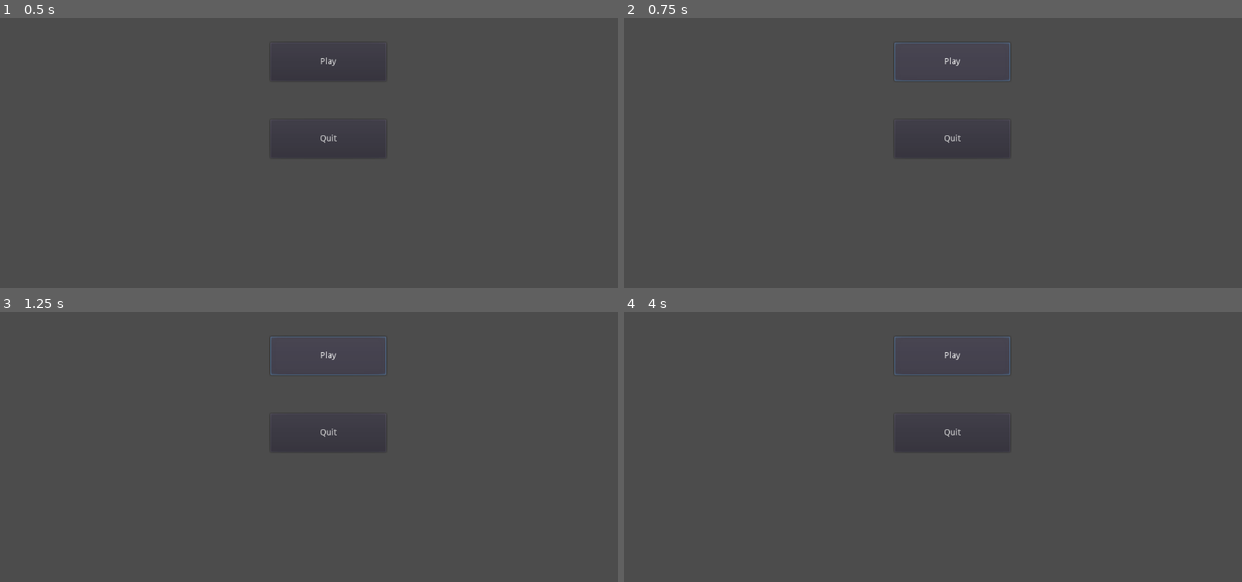
Above: before the commit, frames 1-4 (two rows, left to right).
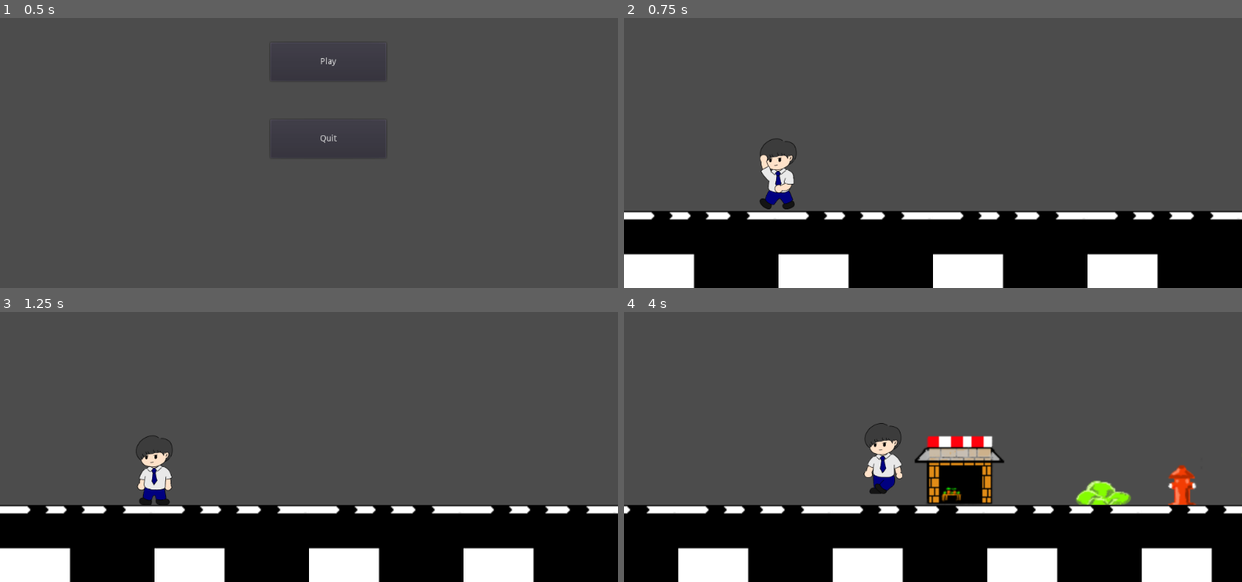
Above: after the commit, the same moments.

Repository: FakhruddinAmriR/gemastik
Game: Godot game, scene res://Main.tscn
Same seed, same stepped clock (60 frames per second), same inputs: the game is played once before the commit and once after it. The project has no main scene, so this scene is started directly.
Inputs (mouse positions are in pixels of both pictures, inside the frame that each line leads up to):
- Up to frame 1 (0.5 s): no input
- Up to frame 2 (0.75 s): click "Play" at 0.5 s
- Up to frame 3 (1.25 s): no input
- Up to frame 4 (4 s): click (951, 355) at 1.25 s, where only the run before the commit has a clickable "Play"; tap Enter at 2 s; hold Up (ui_up) 2.03-2.78 s; hold Right (ui_right) 2.03-3.53 s; tap Up (ui_up) at 2.85, 3.02, 3.32 s; hold Left (ui_left) from 3.53 s (still down); hold Up (ui_up) from 3.53 s (still down)

Frame 1 is identical in both runs. In frame 2, 29% of the frame differs, in the area x 0-100%, y 9-100%; in frame 3, 29%; in frame 4, 33%.

Commit message:
baru

Diff:
--- /dev/null
+++ b/Level/Level_1.tscn
@@ -0,0 +1,42 @@
+[gd_scene load_steps=4 format=2]
+
+[ext_resource path="res://Player/Player.tscn" type="PackedScene" id=1]
+[ext_resource path="res://assets/AllTiles.tres" type="TileSet" id=2]
+
+[sub_resource type="RectangleShape2D" id=1]
+extents = Vector2( 32, 224.5 )
+
+[node name="Level_1" type="Node2D"]
+
+[node name="Player" parent="." instance=ExtResource( 1 )]
+position = Vector2( 128, 464 )
+scale = Vector2( 0.25, 0.25 )
+
+[node name="RemoteTransform2D" type="RemoteTransform2D" parent="Player"]
+position = Vector2( 0, 24 )
+remote_path = NodePath("../../Camera2D")
+__meta__ = {
+"_edit_lock_": true
+}
+
+[node name="Camera2D" type="Camera2D" parent="."]
+position = Vector2( 128, 470 )
+scale = Vector2( 0.25, 0.25 )
+current = true
+zoom = Vector2( 0.5, 0.5 )
+limit_left = 0
+limit_bottom = 576
+smoothing_enabled = true
+
+[node name="TileMap" type="TileMap" parent="."]
+z_index = -1
+tile_set = ExtResource( 2 )
+show_collision = true
+format = 1
+tile_data = PoolIntArray( 393229, 5, 0, 393230, 7, 0, 458761, 21, 0, 458763, 3, 0, 458764, 2, 0, 458765, 4, 0, 458766, 6, 0, 458771, 21, 0, 589823, 0, 0, 524288, 1, 0, 524289, 0, 0, 524290, 1, 0, 524291, 0, 0, 524292, 1, 0, 524293, 0, 0, 524294, 1, 0, 524295, 0, 0, 524296, 1, 0, 524297, 0, 0, 524298, 1, 0, 524299, 0, 0, 524300, 1, 0, 524301, 0, 0, 524302, 1, 0, 524303, 0, 0, 524304, 1, 0, 524305, 0, 0, 524306, 1, 0, 524307, 0, 0, 524308, 1, 0 )
+
+[node name="StartWall" type="StaticBody2D" parent="."]
+
+[node name="CollisionShape2D" type="CollisionShape2D" parent="StartWall"]
+position = Vector2( -32, 352.5 )
+shape = SubResource( 1 )
--- a/Level_1.tscn
+++ /dev/null
@@ -1,34 +0,0 @@
-[gd_scene load_steps=4 format=2]
-
-[ext_resource path="res://Player/Player.tscn" type="PackedScene" id=1]
-
-[sub_resource type="RectangleShape2D" id=1]
-extents = Vector2( 513, 10 )
-
-[sub_resource type="RectangleShape2D" id=2]
-extents = Vector2( 14.25, 301.5 )
-
-[node name="Level_1" type="Node2D"]
-
-[node name="Player" parent="." instance=ExtResource( 1 )]
-position = Vector2( 520, 192 )
-
-[node name="StaticBody2D" type="StaticBody2D" parent="."]
-
-[node name="CollisionShape2D" type="CollisionShape2D" parent="StaticBody2D"]
-position = Vector2( 512, 592 )
-shape = SubResource( 1 )
-
-[node name="CollisionShape2D2" type="CollisionShape2D" parent="StaticBody2D"]
-position = Vector2( -14.25, 298.5 )
-shape = SubResource( 2 )
-
-[node name="CollisionShape2D3" type="CollisionShape2D" parent="StaticBody2D"]
-position = Vector2( 1040, 304 )
-shape = SubResource( 2 )
-
-[node name="Panel" type="Panel" parent="."]
-margin_left = -32.0
-margin_top = 576.0
-margin_right = 1048.0
-margin_bottom = 616.0
--- a/Main.gd
+++ b/Main.gd
@@ -1,5 +1,7 @@
 extends Node2D
-
 
 func _on_Quit_pressed():
 	get_tree().quit()
+
+func _on_Play_pressed():
+	get_tree().change_scene("res://Level/Level_1.tscn")
--- a/Main.tscn
+++ b/Main.tscn
@@ -19,4 +19,5 @@
 margin_bottom = 384.0
 text = "Quit"
 
+[connection signal="pressed" from="Play" to="." method="_on_Play_pressed"]
 [connection signal="pressed" from="Quit" to="." method="_on_Quit_pressed"]
--- a/Player.gd
+++ /dev/null
@@ -1,32 +0,0 @@
-extends KinematicBody2D
-
-export var max_speed := 300
-export var speed := 300
-export var jump := 300
-export var max_jump := -550
-export var gravity := 20
-
-onready var animation_tree = get_node("AnimationTree")
-onready var animation_mode = animation_tree.get("parameters/playback")
-
-var velocity := Vector2.ZERO
-var up := Vector2.UP
-
-func _physics_process(delta):
-	var horizontal_direct = (
-		Input.get_action_strength("ui_right") - Input.get_action_strength("ui_left")
-	)
-
-	velocity.x = horizontal_direct * speed
-	velocity.y = gravity * delta
-
-	var is_jump := Input.is_action_just_pressed("ui_up") and is_on_floor()
-	var is_idling := is_on_floor() and is_zero_approx(velocity.x)
-	var is_walking := is_on_floor() and not is_zero_approx(velocity.x)
-
-	velocity = move_and_slide(velocity, up)
-
-
-# Called every frame. 'delta' is the elapsed time since the previous frame.
-func _process(delta):
-	pass
--- a/Player.tscn
+++ /dev/null
@@ -1,341 +0,0 @@
-[gd_scene load_steps=32 format=2]
-
-[ext_resource path="res://assets/Character.png" type="Texture" id=1]
-[ext_resource path="res://Player.gd" type="Script" id=2]
-
-[sub_resource type="RectangleShape2D" id=1]
-extents = Vector2( 61, 114.5 )
-
-[sub_resource type="Animation" id=5]
-resource_name = "idle L"
-loop = true
-tracks/0/type = "value"
-tracks/0/path = NodePath("Sprite:frame")
-tracks/0/interp = 1
-tracks/0/loop_wrap = true
-tracks/0/imported = false
-tracks/0/enabled = true
-tracks/0/keys = {
-"times": PoolRealArray( 0 ),
-"transitions": PoolRealArray( 1 ),
-"update": 1,
-"values": [ 0 ]
-}
-tracks/1/type = "value"
-tracks/1/path = NodePath("Sprite:flip_h")
-tracks/1/interp = 1
-tracks/1/loop_wrap = true
-tracks/1/imported = false
-tracks/1/enabled = true
-tracks/1/keys = {
-"times": PoolRealArray( 0.1 ),
-"transitions": PoolRealArray( 1 ),
-"update": 1,
-"values": [ false ]
-}
-
-[sub_resource type="Animation" id=6]
-resource_name = "idle R"
-loop = true
-tracks/0/type = "value"
-tracks/0/path = NodePath("Sprite:frame")
-tracks/0/interp = 1
-tracks/0/loop_wrap = true
-tracks/0/imported = false
-tracks/0/enabled = true
-tracks/0/keys = {
-"times": PoolRealArray( 0 ),
-"transitions": PoolRealArray( 1 ),
-"update": 1,
-"values": [ 0 ]
-}
-tracks/1/type = "value"
-tracks/1/path = NodePath("Sprite:flip_h")
-tracks/1/interp = 1
-tracks/1/loop_wrap = true
-tracks/1/imported = false
-tracks/1/enabled = true
-tracks/1/keys = {
-"times": PoolRealArray( 0 ),
-"transitions": PoolRealArray( 1 ),
-"update": 1,
-"values": [ true ]
-}
-
-[sub_resource type="Animation" id=7]
-resource_name = "jump L"
-tracks/0/type = "value"
-tracks/0/path = NodePath("Sprite:frame")
-tracks/0/interp = 1
-tracks/0/loop_wrap = true
-tracks/0/imported = false
-tracks/0/enabled = true
-tracks/0/keys = {
-"times": PoolRealArray( 0 ),
-"transitions": PoolRealArray( 1 ),
-"update": 1,
-"values": [ 8 ]
-}
-tracks/1/type = "value"
-tracks/1/path = NodePath("Sprite:flip_h")
-tracks/1/interp = 1
-tracks/1/loop_wrap = true
-tracks/1/imported = false
-tracks/1/enabled = true
-tracks/1/keys = {
-"times": PoolRealArray( 0.1 ),
-"transitions": PoolRealArray( 1 ),
-"update": 1,
-"values": [ false ]
-}
-
-[sub_resource type="Animation" id=8]
-resource_name = "jump R"
-tracks/0/type = "value"
-tracks/0/path = NodePath("Sprite:frame")
-tracks/0/interp = 1
-tracks/0/loop_wrap = true
-tracks/0/imported = false
-tracks/0/enabled = true
-tracks/0/keys = {
-"times": PoolRealArray( 0 ),
-"transitions": PoolRealArray( 1 ),
-"update": 1,
-"values": [ 8 ]
-}
-tracks/1/type = "value"
-tracks/1/path = NodePath("Sprite:flip_h")
-tracks/1/interp = 1
-tracks/1/loop_wrap = true
-tracks/1/imported = false
-tracks/1/enabled = true
-tracks/1/keys = {
-"times": PoolRealArray( 0.1 ),
-"transitions": PoolRealArray( 1 ),
-"update": 1,
-"values": [ true ]
-}
-
-[sub_resource type="Animation" id=9]
-resource_name = "stun L"
-length = 0.4
-loop = true
-tracks/0/type = "value"
-tracks/0/path = NodePath("Sprite:frame")
-tracks/0/interp = 1
-tracks/0/loop_wrap = true
-tracks/0/imported = false
-tracks/0/enabled = true
-tracks/0/keys = {
-"times": PoolRealArray( 0, 0.1, 0.2, 0.3 ),
-"transitions": PoolRealArray( 1, 1, 1, 1 ),
-"update": 1,
-"values": [ 12, 13, 14, 15 ]
-}
-tracks/1/type = "value"
-tracks/1/path = NodePath("Sprite:flip_h")
-tracks/1/interp = 1
-tracks/1/loop_wrap = true
-tracks/1/imported = false
-tracks/1/enabled = true
-tracks/1/keys = {
-"times": PoolRealArray( 0.1 ),
-"transitions": PoolRealArray( 1 ),
-"update": 1,
-"values": [ false ]
-}
-
-[sub_resource type="Animation" id=10]
-resource_name = "stun R"
-length = 0.4
-loop = true
-tracks/0/type = "value"
-tracks/0/path = NodePath("Sprite:frame")
-tracks/0/interp = 1
-tracks/0/loop_wrap = true
-tracks/0/imported = false
-tracks/0/enabled = true
-tracks/0/keys = {
-"times": PoolRealArray( 0, 0.1, 0.2, 0.3 ),
-"transitions": PoolRealArray( 1, 1, 1, 1 ),
-"update": 1,
-"values": [ 12, 13, 14, 15 ]
-}
-tracks/1/type = "value"
-tracks/1/path = NodePath("Sprite:flip_h")
-tracks/1/interp = 1
-tracks/1/loop_wrap = true
-tracks/1/imported = false
-tracks/1/enabled = true
-tracks/1/keys = {
-"times": PoolRealArray( 0.1 ),
-"transitions": PoolRealArray( 1 ),
-"update": 1,
-"values": [ true ]
-}
-
-[sub_resource type="Animation" id=11]
-resource_name = "walk L"
-length = 0.8
-loop = true
-tracks/0/type = "value"
-tracks/0/path = NodePath("Sprite:frame")
-tracks/0/interp = 1
-tracks/0/loop_wrap = true
-tracks/0/imported = false
-tracks/0/enabled = true
-tracks/0/keys = {
-"times": PoolRealArray( 0, 0.2, 0.4, 0.6 ),
-"transitions": PoolRealArray( 1, 1, 1, 1 ),
-"update": 1,
-"values": [ 4, 5, 6, 3 ]
-}
-tracks/1/type = "value"
-tracks/1/path = NodePath("Sprite:flip_h")
-tracks/1/interp = 1
-tracks/1/loop_wrap = true
-tracks/1/imported = false
-tracks/1/enabled = true
-tracks/1/keys = {
-"times": PoolRealArray( 0 ),
-"transitions": PoolRealArray( 1 ),
-"update": 1,
-"values": [ false ]
-}
-
-[sub_resource type="Animation" id=12]
-resource_name = "walk R"
-length = 0.8
-loop = true
-tracks/0/type = "value"
-tracks/0/path = NodePath("Sprite:frame")
-tracks/0/interp = 1
-tracks/0/loop_wrap = true
-tracks/0/imported = false
-tracks/0/enabled = true
-tracks/0/keys = {
-"times": PoolRealArray( 0, 0.2, 0.4, 0.6 ),
-"transitions": PoolRealArray( 1, 1, 1, 1 ),
-"update": 1,
-"values": [ 4, 5, 6, 3 ]
-}
-tracks/1/type = "value"
-tracks/1/path = NodePath("Sprite:flip_h")
-tracks/1/interp = 1
-tracks/1/loop_wrap = true
-tracks/1/imported = false
-tracks/1/enabled = true
-tracks/1/keys = {
-"times": PoolRealArray( 0 ),
-"transitions": PoolRealArray( 1 ),
-"update": 1,
-"values": [ true ]
-}
-
-[sub_resource type="AnimationNodeAnimation" id=13]
-animation = "idle L"
-
-[sub_resource type="AnimationNodeAnimation" id=14]
-animation = "idle R"
-
-[sub_resource type="AnimationNodeBlendSpace1D" id=15]
-blend_point_0/node = SubResource( 13 )
-blend_point_0/pos = -0.1
-blend_point_1/node = SubResource( 14 )
-blend_point_1/pos = 0.1
-
-[sub_resource type="AnimationNodeAnimation" id=16]
-animation = "jump L"
-
-[sub_resource type="AnimationNodeAnimation" id=17]
-animation = "jump R"
-
-[sub_resource type="AnimationNodeBlendSpace1D" id=18]
-blend_point_0/node = SubResource( 16 )
-blend_point_0/pos = -0.1
-blend_point_1/node = SubResource( 17 )
-blend_point_1/pos = 0.1
-
-[sub_resource type="AnimationNodeAnimation" id=19]
-animation = "stun L"
-
-[sub_resource type="AnimationNodeAnimation" id=20]
-animation = "stun R"
-
-[sub_resource type="AnimationNodeBlendSpace1D" id=21]
-blend_point_0/node = SubResource( 19 )
-blend_point_0/pos = -0.1
-blend_point_1/node = SubResource( 20 )
-blend_point_1/pos = 0.1
-
-[sub_resource type="AnimationNodeAnimation" id=22]
-animation = "walk L"
-
-[sub_resource type="AnimationNodeAnimation" id=23]
-animation = "walk R"
-
-[sub_resource type="AnimationNodeBlendSpace1D" id=2]
-blend_point_0/node = SubResource( 22 )
-blend_point_0/pos = -0.1
-blend_point_1/node = SubResource( 23 )
-blend_point_1/pos = 0.1
-
-[sub_resource type="AnimationNodeStateMachineTransition" id=24]
-
-[sub_resource type="AnimationNodeStateMachineTransition" id=25]
-
-[sub_resource type="AnimationNodeStateMachineTransition" id=26]
-
-[sub_resource type="AnimationNodeStateMachineTransition" id=27]
-
-[sub_resource type="AnimationNodeStateMachineTransition" id=28]
-
-[sub_resource type="AnimationNodeStateMachineTransition" id=29]
-
-[sub_resource type="AnimationNodeStateMachine" id=3]
-states/idle/node = SubResource( 15 )
-states/idle/position = Vector2( 589.667, 117.074 )
-states/jump/node = SubResource( 18 )
-states/jump/position = Vector2( 440.135, 35.8888 )
-states/stun/node = SubResource( 21 )
-states/stun/position = Vector2( 785.667, 117.765 )
-states/walk/node = SubResource( 2 )
-states/walk/position = Vector2( 440.563, 213.667 )
-transitions = [ "idle", "walk", SubResource( 24 ), "walk", "idle", SubResource( 25 ), "idle", "jump", SubResource( 26 ), "jump", "idle", SubResource( 27 ), "idle", "stun", SubResource( 28 ), "stun", "idle", SubResource( 29 ) ]
-
-[sub_resource type="AnimationNodeStateMachinePlayback" id=4]
-
-[node name="Player" type="KinematicBody2D"]
-script = ExtResource( 2 )
-
-[node name="Sprite" type="Sprite" parent="."]
-texture = ExtResource( 1 )
-flip_h = true
-hframes = 4
-vframes = 4
-frame = 15
-
-[node name="CollisionShape2D" type="CollisionShape2D" parent="."]
-position = Vector2( 0, 12.5 )
-shape = SubResource( 1 )
-
-[node name="AnimationPlayer" type="AnimationPlayer" parent="."]
-method_call_mode = 1
-"anims/idle L" = SubResource( 5 )
-"anims/idle R" = SubResource( 6 )
-"anims/jump L" = SubResource( 7 )
-"anims/jump R" = SubResource( 8 )
-"anims/stun L" = SubResource( 9 )
-"anims/stun R" = SubResource( 10 )
-"anims/walk L" = SubResource( 11 )
-"anims/walk R" = SubResource( 12 )
-
-[node name="AnimationTree" type="AnimationTree" parent="."]
-tree_root = SubResource( 3 )
-anim_player = NodePath("../AnimationPlayer")
-active = true
-parameters/playback = SubResource( 4 )
-parameters/idle/blend_position = 0
-parameters/jump/blend_position = 0
-parameters/stun/blend_position = 0.342473
-parameters/walk/blend_position = 0.189785
--- a/Player/Player.gd
+++ b/Player/Player.gd
@@ -3,7 +3,7 @@
 const UP = Vector2(0, -1)
 const GRAVITY = 20
 const ACCEL = 50
-const MAX_SPEED = 200
+const MAX_SPEED = 350
 const JUMP_H = -550
 
 var velocity = Vector2()
--- /dev/null
+++ b/assets/AllTiles.tres
@@ -0,0 +1,332 @@
+[gd_resource type="TileSet" load_steps=5 format=2]
+
+[ext_resource path="res://assets/tiles/toko.png" type="Texture" id=1]
+[ext_resource path="res://assets/tiles/sekolaaaaa.png" type="Texture" id=2]
+[ext_resource path="res://assets/tiles/tiles.png" type="Texture" id=3]
+
+[sub_resource type="RectangleShape2D" id=1]
+extents = Vector2( 32, 32 )
+
+[resource]
+0/name = "1"
+0/texture = ExtResource( 3 )
+0/tex_offset = Vector2( 0, 0 )
+0/modulate = Color( 1, 1, 1, 1 )
+0/region = Rect2( 64, 242, 64, 64 )
+0/tile_mode = 0
+0/occluder_offset = Vector2( 32, 32 )
+0/navigation_offset = Vector2( 32, 32 )
+0/shape_offset = Vector2( 32, 32 )
+0/shape_transform = Transform2D( 1, 0, 0, 1, 32, 32 )
+0/shape = SubResource( 1 )
+0/shape_one_way = false
+0/shape_one_way_margin = 1.0
+0/shapes = [ {
+"autotile_coord": Vector2( 0, 0 ),
+"one_way": false,
+"one_way_margin": 1.0,
+"shape": SubResource( 1 ),
+"shape_transform": Transform2D( 1, 0, 0, 1, 32, 32 )
+} ]
+0/z_index = 0
+1/name = "0"
+1/texture = ExtResource( 3 )
+1/tex_offset = Vector2( 0, 0 )
+1/modulate = Color( 1, 1, 1, 1 )
+1/region = Rect2( 0, 242, 64, 64 )
+1/tile_mode = 0
+1/occluder_offset = Vector2( 32, 32 )
+1/navigation_offset = Vector2( 32, 32 )
+1/shape_offset = Vector2( 32, 32 )
+1/shape_transform = Transform2D( 1, 0, 0, 1, 32, 32 )
+1/shape = SubResource( 1 )
+1/shape_one_way = false
+1/shape_one_way_margin = 1.0
+1/shapes = [ {
+"autotile_coord": Vector2( 0, 0 ),
+"one_way": false,
+"one_way_margin": 1.0,
+"shape": SubResource( 1 ),
+"shape_transform": Transform2D( 1, 0, 0, 1, 32, 32 )
+} ]
+1/z_index = 0
+2/name = "2"
+2/texture = ExtResource( 3 )
+2/tex_offset = Vector2( 0, 0 )
+2/modulate = Color( 1, 1, 1, 1 )
+2/region = Rect2( 200, 211, 64, 64 )
+2/tile_mode = 0
+2/occluder_offset = Vector2( 32, 32 )
+2/navigation_offset = Vector2( 32, 32 )
+2/shape_offset = Vector2( 0, 0 )
+2/shape_transform = Transform2D( 1, 0, 0, 1, 0, 0 )
+2/shape_one_way = false
+2/shape_one_way_margin = 0.0
+2/shapes = [  ]
+2/z_index = 0
+3/name = "3"
+3/texture = ExtResource( 3 )
+3/tex_offset = Vector2( 0, 0 )
+3/modulate = Color( 1, 1, 1, 1 )
+3/region = Rect2( 11, 13, 64, 64 )
+3/tile_mode = 0
+3/occluder_offset = Vector2( 32, 32 )
+3/navigation_offset = Vector2( 32, 32 )
+3/shape_offset = Vector2( 0, 0 )
+3/shape_transform = Transform2D( 1, 0, 0, 1, 0, 0 )
+3/shape_one_way = false
+3/shape_one_way_margin = 0.0
+3/shapes = [  ]
+3/z_index = 0
+4/name = "4"
+4/texture = ExtResource( 3 )
+4/tex_offset = Vector2( 0, 0 )
+4/modulate = Color( 1, 1, 1, 1 )
+4/region = Rect2( 160, 53, 64, 64 )
+4/tile_mode = 0
+4/occluder_offset = Vector2( 32, 32 )
+4/navigation_offset = Vector2( 32, 32 )
+4/shape_offset = Vector2( 0, 0 )
+4/shape_transform = Transform2D( 1, 0, 0, 1, 0, 0 )
+4/shape_one_way = false
+4/shape_one_way_margin = 0.0
+4/shapes = [  ]
+4/z_index = 0
+5/name = "5"
+5/texture = ExtResource( 3 )
+5/tex_offset = Vector2( 0, 0 )
+5/modulate = Color( 1, 1, 1, 1 )
+5/region = Rect2( 160, -11, 64, 64 )
+5/tile_mode = 0
+5/occluder_offset = Vector2( 32, 32 )
+5/navigation_offset = Vector2( 32, 32 )
+5/shape_offset = Vector2( 0, 0 )
+5/shape_transform = Transform2D( 1, 0, 0, 1, 0, 0 )
+5/shape_one_way = false
+5/shape_one_way_margin = 0.0
+5/shapes = [  ]
+5/z_index = 0
+6/name = "6"
+6/texture = ExtResource( 3 )
+6/tex_offset = Vector2( 0, 0 )
+6/modulate = Color( 1, 1, 1, 1 )
+6/region = Rect2( 224, 53, 64, 64 )
+6/tile_mode = 0
+6/occluder_offset = Vector2( 32, 32 )
+6/navigation_offset = Vector2( 32, 32 )
+6/shape_offset = Vector2( 0, 0 )
+6/shape_transform = Transform2D( 1, 0, 0, 1, 0, 0 )
+6/shape_one_way = false
+6/shape_one_way_margin = 0.0
+6/shapes = [  ]
+6/z_index = 0
+7/name = "7"
+7/texture = ExtResource( 3 )
+7/tex_offset = Vector2( 0, 0 )
+7/modulate = Color( 1, 1, 1, 1 )
+7/region = Rect2( 224, -11, 64, 64 )
+7/tile_mode = 0
+7/occluder_offset = Vector2( 32, 32 )
+7/navigation_offset = Vector2( 32, 32 )
+7/shape_offset = Vector2( 0, 0 )
+7/shape_transform = Transform2D( 1, 0, 0, 1, 0, 0 )
+7/shape_one_way = false
+7/shape_one_way_margin = 0.0
+7/shapes = [  ]
+7/z_index = 0
+8/name = "8"
+8/texture = ExtResource( 2 )
+8/tex_offset = Vector2( 0, 0 )
+8/modulate = Color( 1, 1, 1, 1 )
+8/region = Rect2( 17, 55, 64, 64 )
+8/tile_mode = 0
+8/occluder_offset = Vector2( 32, 32 )
+8/navigation_offset = Vector2( 32, 32 )
+8/shape_offset = Vector2( 0, 0 )
+8/shape_transform = Transform2D( 1, 0, 0, 1, 0, 0 )
+8/shape_one_way = false
+8/shape_one_way_margin = 0.0
+8/shapes = [  ]
+8/z_index = 0
+9/name = "9"
+9/texture = ExtResource( 2 )
+9/tex_offset = Vector2( 0, 0 )
+9/modulate = Color( 1, 1, 1, 1 )
+9/region = Rect2( 81, 55, 64, 64 )
+9/tile_mode = 0
+9/occluder_offset = Vector2( 32, 32 )
+9/navigation_offset = Vector2( 32, 32 )
+9/shape_offset = Vector2( 0, 0 )
+9/shape_transform = Transform2D( 1, 0, 0, 1, 0, 0 )
+9/shape_one_way = false
+9/shape_one_way_margin = 0.0
+9/shapes = [  ]
+9/z_index = 0
+10/name = "10"
+10/texture = ExtResource( 2 )
+10/tex_offset = Vector2( 0, 0 )
+10/modulate = Color( 1, 1, 1, 1 )
+10/region = Rect2( 145, 55, 64, 64 )
+10/tile_mode = 0
+10/occluder_offset = Vector2( 32, 32 )
+10/navigation_offset = Vector2( 32, 32 )
+10/shape_offset = Vector2( 0, 0 )
+10/shape_transform = Transform2D( 1, 0, 0, 1, 0, 0 )
+10/shape_one_way = false
+10/shape_one_way_margin = 0.0
+10/shapes = [  ]
+10/z_index = 0
+11/name = "11"
+11/texture = ExtResource( 2 )
+11/tex_offset = Vector2( 0, 0 )
+11/modulate = Color( 1, 1, 1, 1 )
+11/region = Rect2( 209, 55, 64, 64 )
+11/tile_mode = 0
+11/occluder_offset = Vector2( 32, 32 )
+11/navigation_offset = Vector2( 32, 32 )
+11/shape_offset = Vector2( 0, 0 )
+11/shape_transform = Transform2D( 1, 0, 0, 1, 0, 0 )
+11/shape_one_way = false
+11/shape_one_way_margin = 0.0
+11/shapes = [  ]
+11/z_index = 0
+12/name = "12"
+12/texture = ExtResource( 2 )
+12/tex_offset = Vector2( 0, 0 )
+12/modulate = Color( 1, 1, 1, 1 )
+12/region = Rect2( 273, 55, 64, 64 )
+12/tile_mode = 0
+12/occluder_offset = Vector2( 32, 32 )
+12/navigation_offset = Vector2( 32, 32 )
+12/shape_offset = Vector2( 0, 0 )
+12/shape_transform = Transform2D( 1, 0, 0, 1, 0, 0 )
+12/shape_one_way = false
+12/shape_one_way_margin = 0.0
+12/shapes = [  ]
+12/z_index = 0
+13/name = "13"
+13/texture = ExtResource( 2 )
+13/tex_offset = Vector2( 0, 0 )
+13/modulate = Color( 1, 1, 1, 1 )
+13/region = Rect2( 17, 119, 64, 64 )
+13/tile_mode = 0
+13/occluder_offset = Vector2( 32, 32 )
+13/navigation_offset = Vector2( 32, 32 )
+13/shape_offset = Vector2( 0, 0 )
+13/shape_transform = Transform2D( 1, 0, 0, 1, 0, 0 )
+13/shape_one_way = false
+13/shape_one_way_margin = 0.0
+13/shapes = [  ]
+13/z_index = 0
+14/name = "14"
+14/texture = ExtResource( 2 )
+14/tex_offset = Vector2( 0, 0 )
+14/modulate = Color( 1, 1, 1, 1 )
+14/region = Rect2( 81, 119, 64, 64 )
+14/tile_mode = 0
+14/occluder_offset = Vector2( 32, 32 )
+14/navigation_offset = Vector2( 32, 32 )
+14/shape_offset = Vector2( 0, 0 )
+14/shape_transform = Transform2D( 1, 0, 0, 1, 0, 0 )
+14/shape_one_way = false
+14/shape_one_way_margin = 0.0
+14/shapes = [  ]
+14/z_index = 0
+15/name = "15"
+15/texture = ExtResource( 2 )
+15/tex_offset = Vector2( 0, 0 )
+15/modulate = Color( 1, 1, 1, 1 )
+15/region = Rect2( 145, 119, 64, 64 )
+15/tile_mode = 0
+15/occluder_offset = Vector2( 32, 32 )
+15/navigation_offset = Vector2( 32, 32 )
+15/shape_offset = Vector2( 0, 0 )
+15/shape_transform = Transform2D( 1, 0, 0, 1, 0, 0 )
+15/shape_one_way = false
+15/shape_one_way_margin = 0.0
+15/shapes = [  ]
+15/z_index = 0
+16/name = "16"
+16/texture = ExtResource( 2 )
+16/tex_offset = Vector2( 0, 0 )
+16/modulate = Color( 1, 1, 1, 1 )
+16/region = Rect2( 209, 119, 64, 64 )
+16/tile_mode = 0
+16/occluder_offset = Vector2( 32, 32 )
+16/navigation_offset = Vector2( 32, 32 )
+16/shape_offset = Vector2( 0, 0 )
+16/shape_transform = Transform2D( 1, 0, 0, 1, 0, 0 )
+16/shape_one_way = false
+16/shape_one_way_margin = 0.0
+16/shapes = [  ]
+16/z_index = 0
+17/name = "17"
+17/texture = ExtResource( 2 )
+17/tex_offset = Vector2( 0, 0 )
+17/modulate = Color( 1, 1, 1, 1 )
+17/region = Rect2( 273, 119, 64, 64 )
+17/tile_mode = 0
+17/occluder_offset = Vector2( 32, 32 )
+17/navigation_offset = Vector2( 32, 32 )
+17/shape_offset = Vector2( 0, 0 )
+17/shape_transform = Transform2D( 1, 0, 0, 1, 0, 0 )
+17/shape_one_way = false
+17/shape_one_way_margin = 0.0
+17/shapes = [  ]
+17/z_index = 0
+18/name = "18"
+18/texture = ExtResource( 2 )
+18/tex_offset = Vector2( 0, 0 )
+18/modulate = Color( 1, 1, 1, 1 )
+18/region = Rect2( 145, -9, 64, 64 )
+18/tile_mode = 0
+18/occluder_offset = Vector2( 32, 32 )
+18/navigation_offset = Vector2( 32, 32 )
+18/shape_offset = Vector2( 0, 0 )
+18/shape_transform = Transform2D( 1, 0, 0, 1, 0, 0 )
+18/shape_one_way = false
+18/shape_one_way_margin = 0.0
+18/shapes = [  ]
+18/z_index = 0
+19/name = "19"
+19/texture = ExtResource( 2 )
+19/tex_offset = Vector2( 0, 0 )
+19/modulate = Color( 1, 1, 1, 1 )
+19/region = Rect2( 209, -9, 64, 64 )
+19/tile_mode = 0
+19/occluder_offset = Vector2( 32, 32 )
+19/navigation_offset = Vector2( 32, 32 )
+19/shape_offset = Vector2( 0, 0 )
+19/shape_transform = Transform2D( 1, 0, 0, 1, 0, 0 )
+19/shape_one_way = false
+19/shape_one_way_margin = 0.0
+19/shapes = [  ]
+19/z_index = 0
+20/name = "20"
+20/texture = ExtResource( 2 )
+20/tex_offset = Vector2( 0, 0 )
+20/modulate = Color( 1, 1, 1, 1 )
+20/region = Rect2( 273, -9, 64, 64 )
+20/tile_mode = 0
+20/occluder_offset = Vector2( 32, 32 )
+20/navigation_offset = Vector2( 32, 32 )
+20/shape_offset = Vector2( 0, 0 )
+20/shape_transform = Transform2D( 1, 0, 0, 1, 0, 0 )
+20/shape_one_way = false
+20/shape_one_way_margin = 0.0
+20/shapes = [  ]
+20/z_index = 0
+21/name = "21"
+21/texture = ExtResource( 1 )
+21/tex_offset = Vector2( 0, 0 )
+21/modulate = Color( 1, 1, 1, 1 )
+21/region = Rect2( 38, 206, 80, 64 )
+21/tile_mode = 0
+21/occluder_offset = Vector2( 40, 32 )
+21/navigation_offset = Vector2( 40, 32 )
+21/shape_offset = Vector2( 0, 0 )
+21/shape_transform = Transform2D( 1, 0, 0, 1, 0, 0 )
+21/shape_one_way = false
+21/shape_one_way_margin = 0.0
+21/shapes = [  ]
+21/z_index = 0
